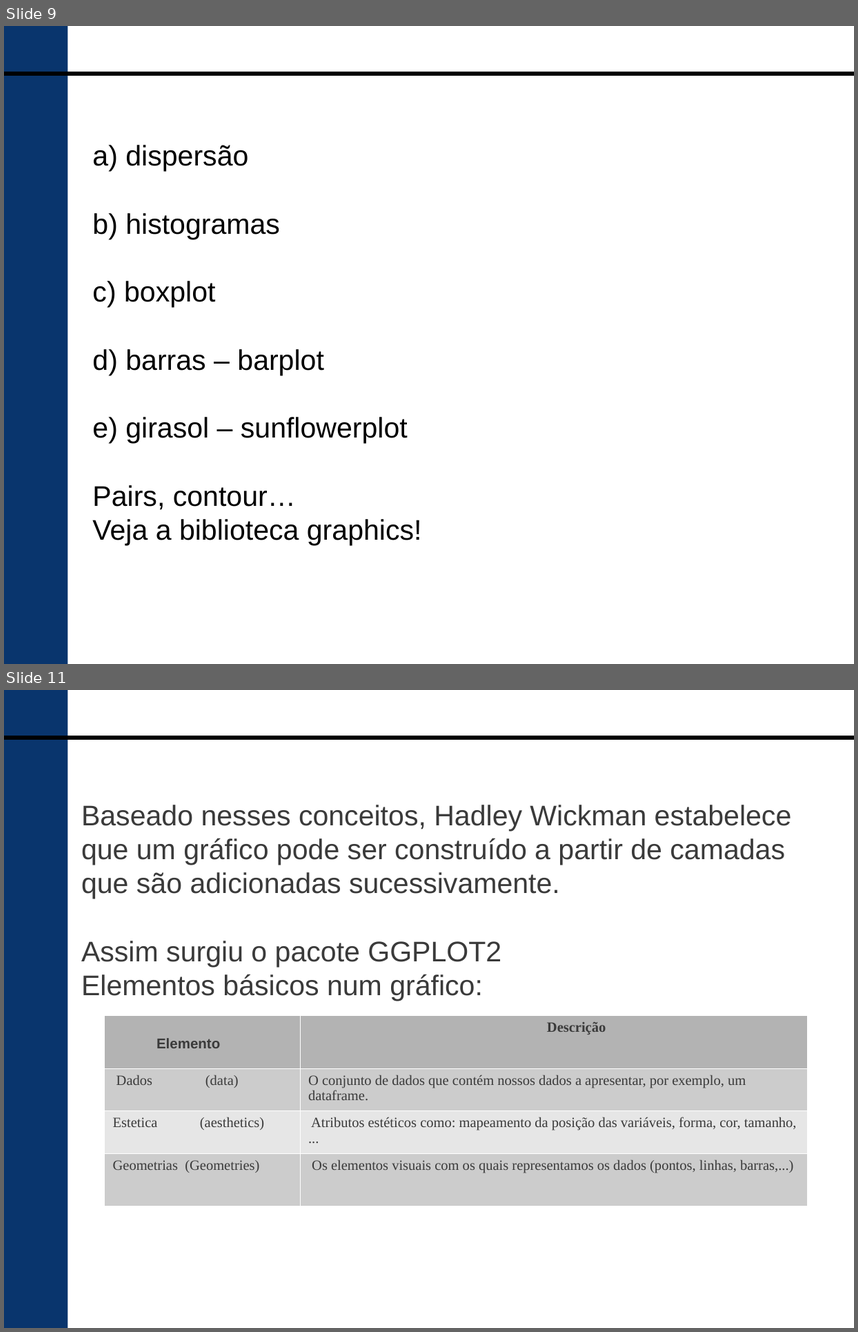
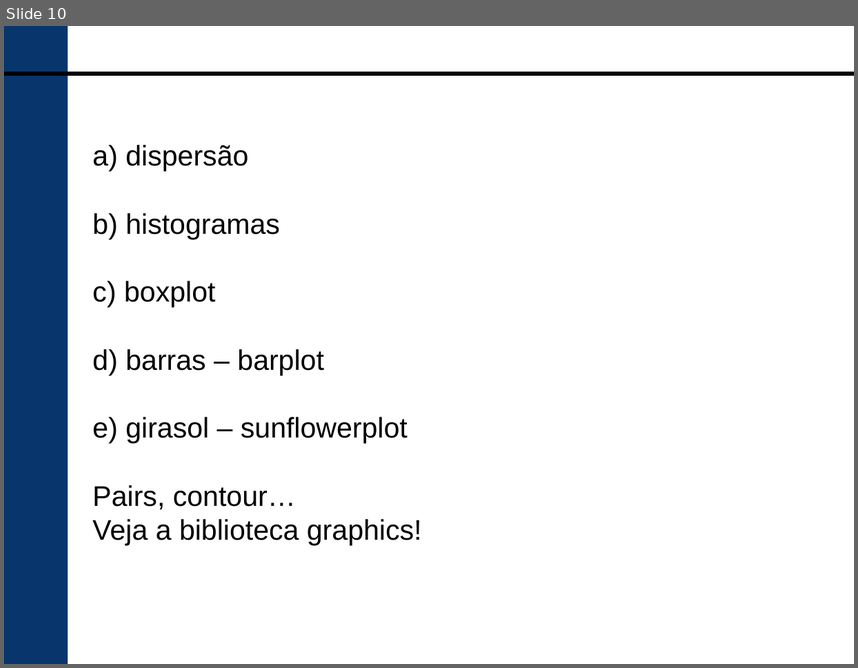
Before and after one commit to HumbertoSubiza/AED-II, a slide deck: 01 conceitos basicos.odp. Shown one above the other, each under a label of ours: slides 9 and 11 before the commit, slide 10 after it; the slides between them are not shown. The pictures are 858x1332 and 858x668 pixels, drawn with LibreOffice and Linux fonts; fonts in the diff are those of the drawing; background and template pictures are left out. Boxes give left, top, right and bottom in pixels: in the first picture for what was removed or moved away, otherwise in the second. Text is boxed around its words. In the diff, an @@ line names an element or a change of style, - is before the commit and + after.

```diff
--- a/01 conceitos basicos.odp
+++ b/01 conceitos basicos.odp
@@ slide 11 removed at box(4, 690, 854, 1328), background #FFFFFF; not listed: 2 template elements that a slide beside it also shows @@
@@ text removed at box(81, 805, 792, 1001) @@
-Baseado nesses conceitos, Hadley Wickman estabelece
-que um gráfico pode ser construído a partir de camadas
-que são adicionadas sucessivamente.
-Assim surgiu o pacote GGPLOT2
-Elementos básicos num gráfico:
@@ table removed at box(104, 1016, 807, 1202), 4 rows, 2 columns @@
-Elemento | Descrição
-Dados (data) | O conjunto de dados que contém nossos dados a apresentar, por exemplo, um dataframe.
-Estetica (aesthetics) | Atributos estéticos como: mapeamento da posição das variáveis, forma, cor, tamanho, ...
-Geometrias (Geometries) | Os elementos visuais com os quais representamos os dados (pontos, linhas, barras,...)
@@ what was slide 9 is now slide 10 @@
```
Also in this commit, not shown: 5 slides changed, 2 slides added, 2 other slides removed, 2 other files.
